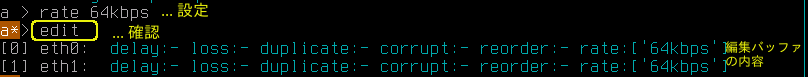
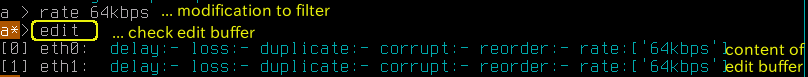
Layer changes from the first w=808, h=77 image to the second:
renamed "編集バッファ ..." to "content of ...", painted on it over box(725, 41, 806, 73)
renamed "... 確認" to "... check edit buffer", painted on it over box(128, 24, 255, 40)
renamed "... 設定" to "... modification to filter", painted on it over box(177, 2, 330, 18)
